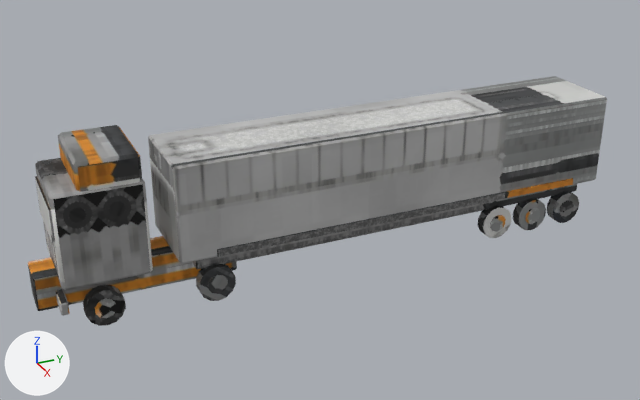
The glTF model Scene3D/assets/parts-yard/truck.glb as it was, and as the next commit left it.
Before and after are seen from a 50 mm camera at (21.28, -11.42, 12.47) aimed at (0.0, -1.85, 1.83). Arrows for +X, +Y and +Z are at lower left; the lights stay in place. The older version comes first. Where no turn or scale is listed for an object, it has been applied to the vertices. Vertices at exactly the same position are counted once.

In view in the first picture: 'truck'.
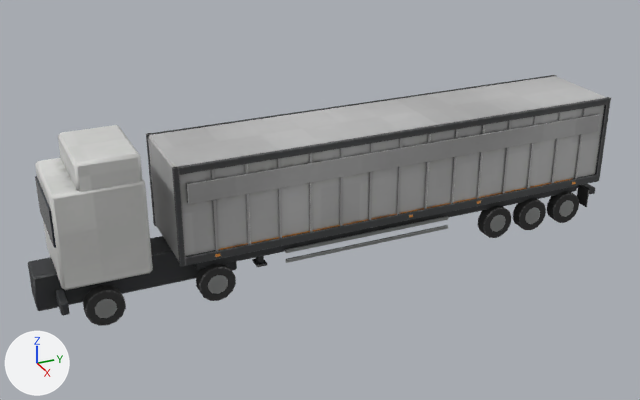
Where the newer file only moved an object's origin or applied its transform, the numbers keep the older frame.

Changed parts and their boxes [x1, y1, x2, y2] in the pictures (640 x 400 px; the box of a moved part takes in the faces that stretch with it):
'truck', reshaped
    before: [28, 76, 607, 326]
    after: [28, 75, 611, 326]
part 1 of me_truck, added
    after: [148, 75, 553, 135]
part 2 of me_truck, added
    after: [146, 133, 156, 226]
part 3 of me_truck, added
    after: [574, 108, 586, 179]
part 4 of me_truck, added
    after: [551, 112, 562, 183]
part 5 of me_truck, built on
    before: [53, 180, 153, 289]
    after: [88, 97, 611, 267]
part 6 of me_truck, moved or reshaped
    before: [60, 303, 70, 315]
    after: [55, 289, 68, 305]
part 7 of me_truck, surface changed
    both: [28, 76, 606, 324]

The edits, one by one:
me_truck is used by ob_truck; location (0.0, -1.4, 2.27).
me_truck had 928 vertices, 1740 faces and spanned x -1.3..1.3, y -8.6..8.6, z -2.3..2.3.
me_truck now has 1728 vertices, 3036 faces and spans x -1.4..1.4, y -8.6..8.7, z -2.3..2.3.
me_truck part 1: the loose piece of 24 vertices spanning x -1.3..1.3, y -5.0..8.6, z -0.9..1.8 is copied, and the copy is scaled about its middle by (0.0268, 1, 0.0701), then moved by (-1.3, 0.0, 1.3); it spans x -1.4..-1.3, y -5.0..8.6, z 1.6..1.8.
me_truck part 2: the loose piece of 24 vertices spanning x -1.3..1.3, y -8.0..-5.7, z -1.0..1.6 is copied, and the copy is scaled about its middle by (0.0205, 0.04, 1.1), then moved by (-1.3, 1.9, 0.2); it spans x -1.4..-1.2, y -5.0..-4.9, z -0.9..1.8.
me_truck part 3: a new loose piece, a box spanning x 1.28..1.33, y 7.665..7.736, z -0.75..1.75, in mat_truck.
me_truck part 4: a new loose piece, a box spanning x 1.28..1.33, y 6.765..6.835, z -0.75..1.75, in mat_truck.
me_truck part 5: 2 vertices removed from x -1.3..1.3, y -5.8, z 1.5; 482 vertices added at x -1.3..1.4, y -5.8..8.7, z -1.8..1.8.
me_truck part 6: 4 vertices removed from x -1.3..1.3, y -8.1..-7.9, z -1.4; 4 vertices added at x -1.2..1.2, y -8.1..-7.9, z -1.3.
me_truck part 7: 1683 kept faces spanning x -1.3..1.3, y -8.6..8.6, z -2.3..2.3 get new texture (UV) coordinates.
Other edits to the shape of me_truck do not show in these pictures.
